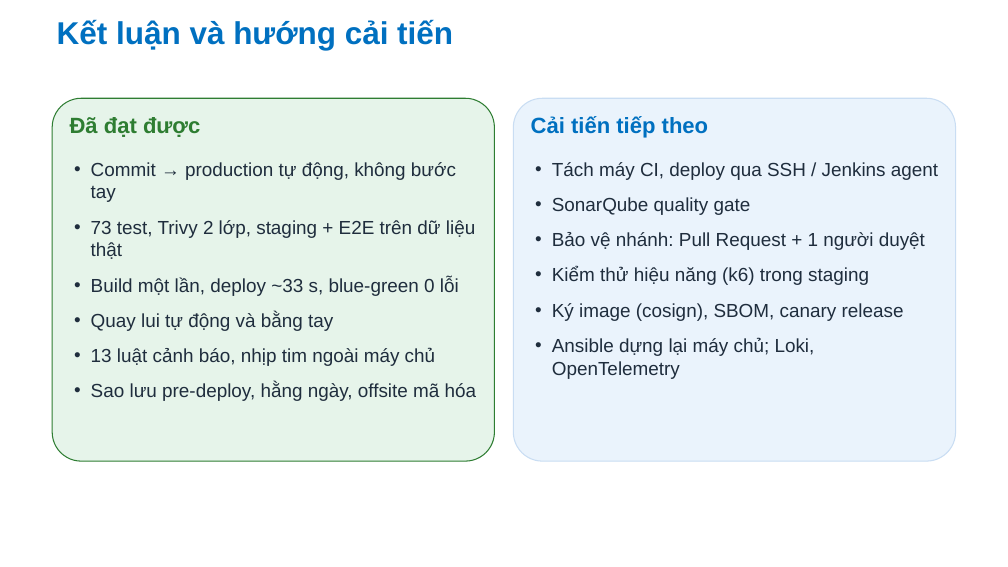
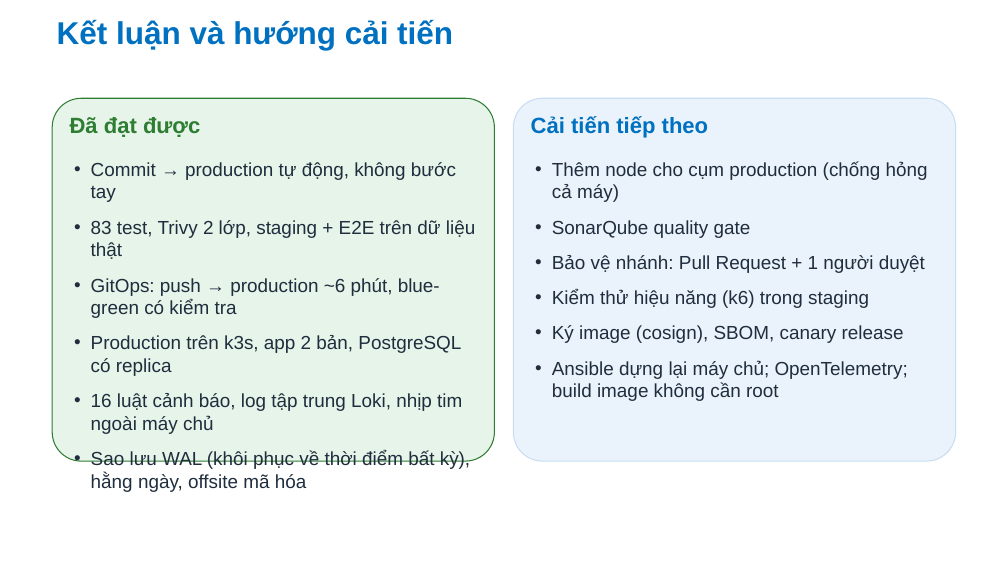
Before and after one commit to Anpham120/restaurant-management-system, a slide deck: slide 22 of docs/bao-cao/Slide_TrienKhaiPhanMem_AtlasRestaurant.pptx (slide 23 before the commit). Drawn at 1008x567 pixels with LibreOffice and Linux fonts; fonts in the diff are those of the drawing; background and template pictures are left out. Boxes give left, top, right and bottom in pixels: in the first picture for what was removed or moved away, otherwise in the second. Text is boxed around its words. In the diff, an @@ line names an element or a change of style, - is before the commit and + after.

```diff
--- a/docs/bao-cao/Slide_TrienKhaiPhanMem_AtlasRestaurant.pptx
+++ b/docs/bao-cao/Slide_TrienKhaiPhanMem_AtlasRestaurant.pptx
@@ text at (x1=552, y1=161, x2=928, y2=202): text changed @@
-• Tách máy CI, deploy qua SSH / Jenkins agent
+• Thêm node cho cụm production (chống hỏng cả máy)
@@ text at (x1=91, y1=220, x2=475, y2=469): text changed @@
-• 73 test, Trivy 2 lớp, staging + E2E trên dữ liệu thật
-• Build một lần, deploy ~33 s, blue-green 0 lỗi
-• Quay lui tự động và bằng tay
-• 13 luật cảnh báo, nhịp tim ngoài máy chủ
-• Sao lưu pre-deploy, hằng ngày, offsite mã hóa
+• 83 test, Trivy 2 lớp, staging + E2E trên dữ liệu thật
+• GitOps: push → production ~6 phút, blue-green có kiểm tra
+• Production trên k3s, app 2 bản, PostgreSQL có replica
+• 16 luật cảnh báo, log tập trung Loki, nhịp tim ngoài máy chủ
+• Sao lưu WAL (khôi phục về thời điểm bất kỳ), hằng ngày, offsite mã hóa
@@ text at (x1=552, y1=360, x2=908, y2=401): text changed @@
-• Ansible dựng lại máy chủ; Loki, OpenTelemetry
+• Ansible dựng lại máy chủ; OpenTelemetry; build image không cần root
```
Also in this commit, not shown: 18 other slides changed, 1 slide added, 2 slides removed, 3 other files.
